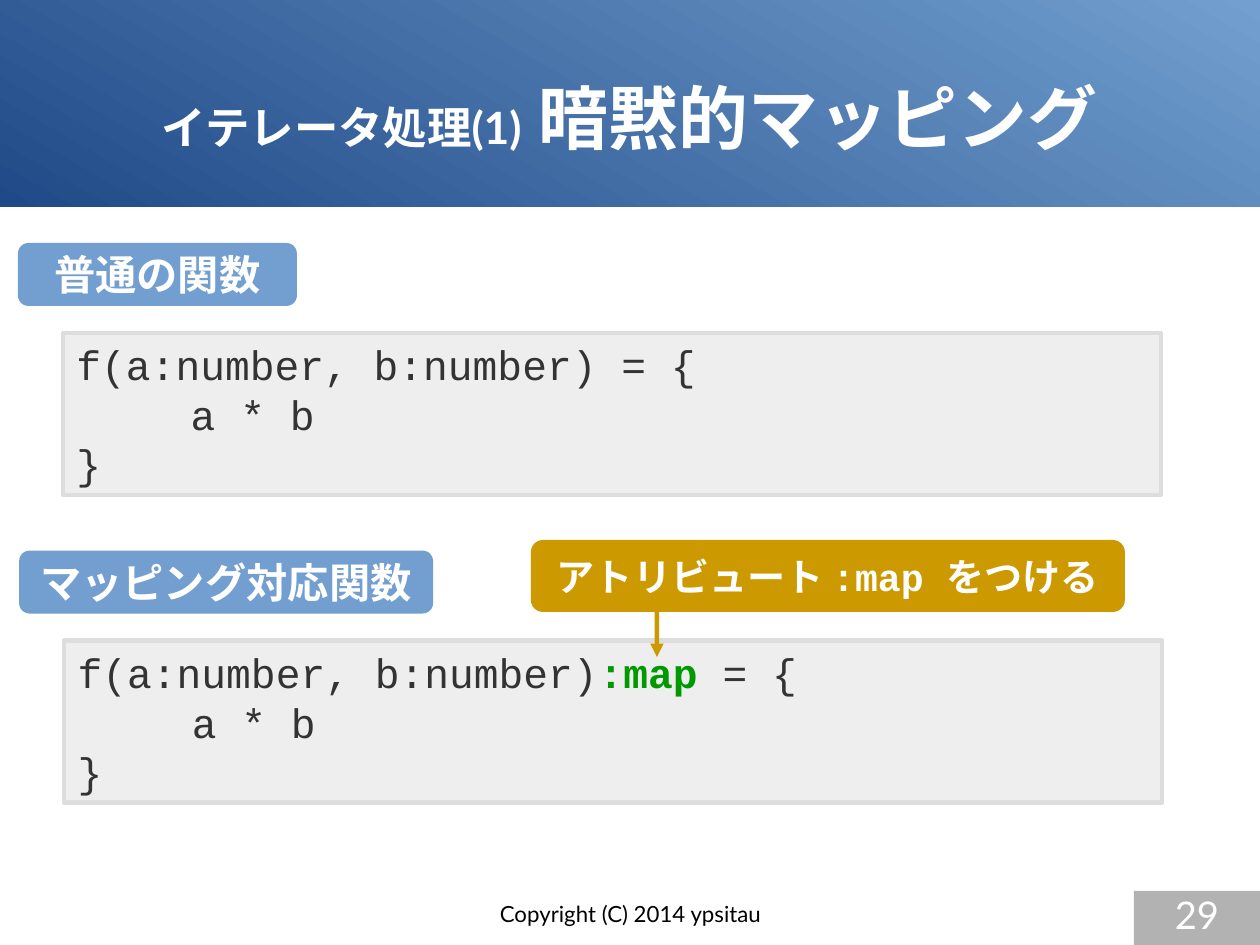
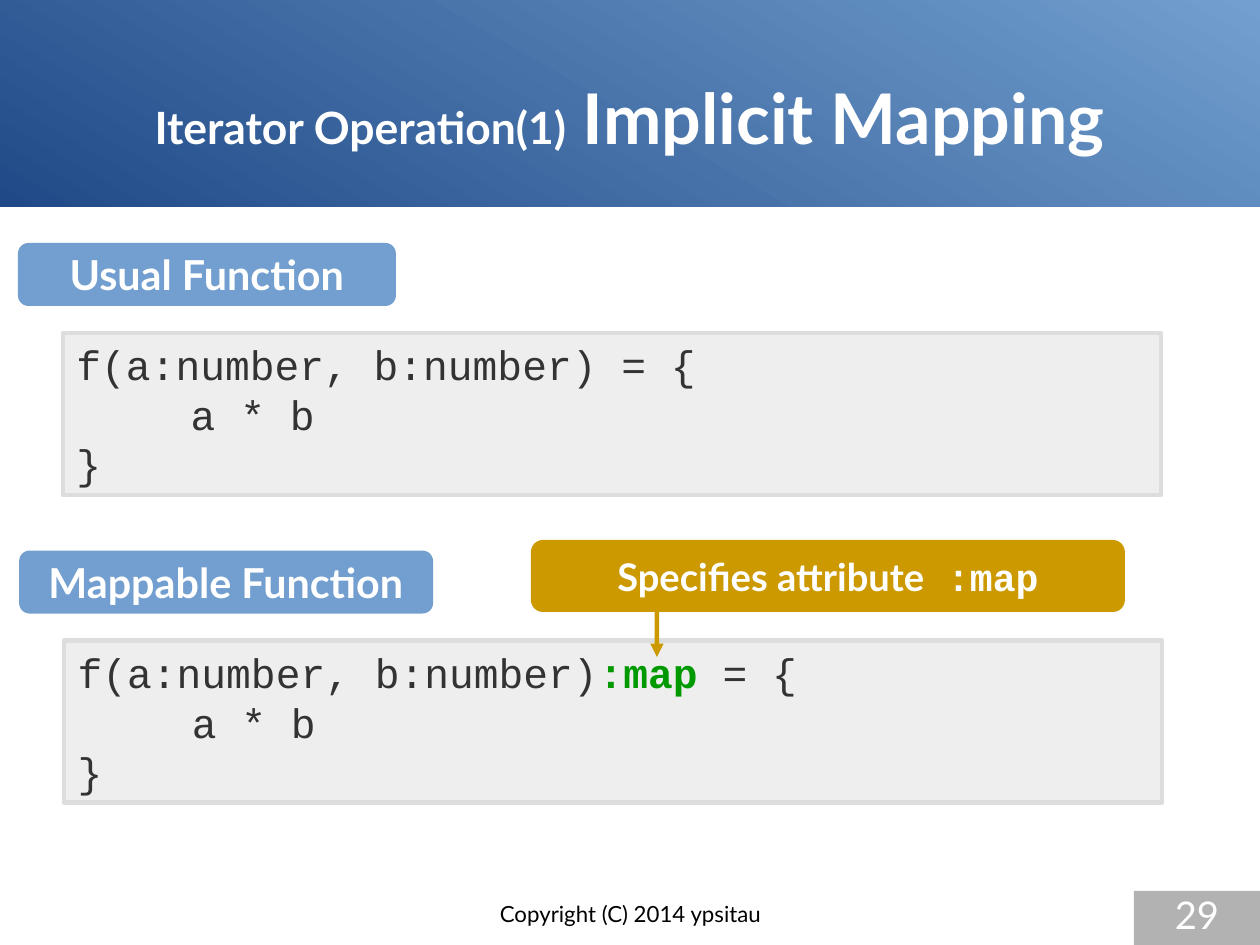
Before and after one commit to gura-lang/gura-doc, a slide deck: slide 29 of presentation/gura-introduction-e.odp. Drawn at 1260x945 pixels with LibreOffice and Linux fonts; fonts in the diff are those of the drawing. Boxes give left, top, right and bottom in pixels: in the first picture for what was removed or moved away, otherwise in the second. Text is boxed around its words. In the diff, an @@ line names an element or a change of style, - is before the commit and + after.

```diff
--- a/presentation/gura-introduction-e.odp
+++ b/presentation/gura-introduction-e.odp
@@ title at bbox=[155, 92, 1105, 157]: text changed @@
-イテレータ処理(1) 暗黙的マッピング
+Iterator Operation(1) Implicit Mapping
@@ rounded rectangle "Usual Function": place and size @@
-rounded rectangle "Usual Function" at bbox=[18, 244, 297, 306]
+rounded rectangle "Usual Function" at bbox=[18, 244, 397, 306]
@@ text in rounded rectangle at bbox=[70, 259, 344, 291]: text changed @@
-普通の関数
+Usual Function
@@ text in rounded rectangle at bbox=[48, 567, 403, 605]: text changed @@
-マッピング対応関数
+Mappable Function
@@ text in rounded rectangle at bbox=[617, 562, 1038, 599]: text changed; font Courier New to Lato @@
-アトリビュート :map をつける
+Specifies attribute :map
```
Also in this commit, not shown: 26 other slides changed, 4 slides added, 4 slides removed.
